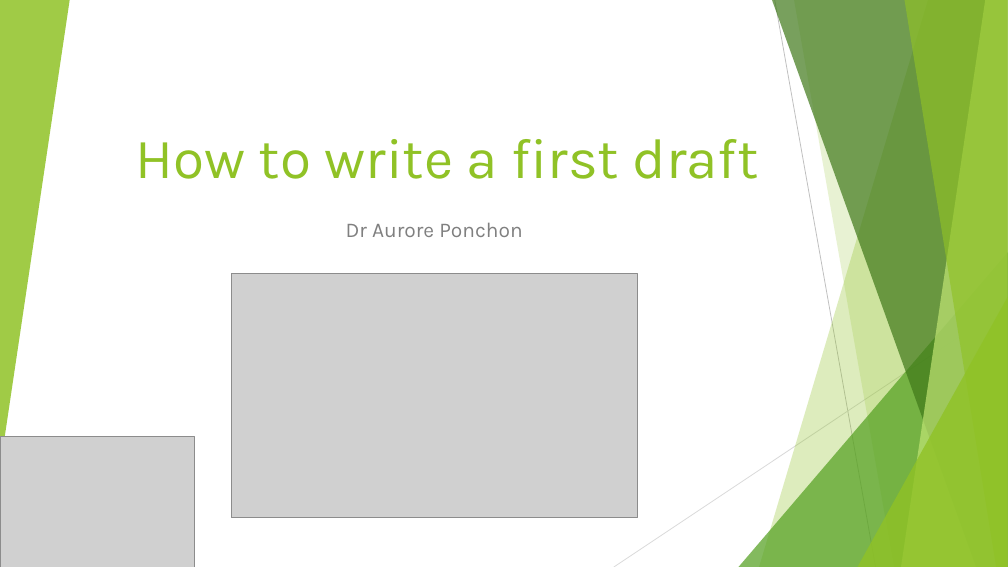
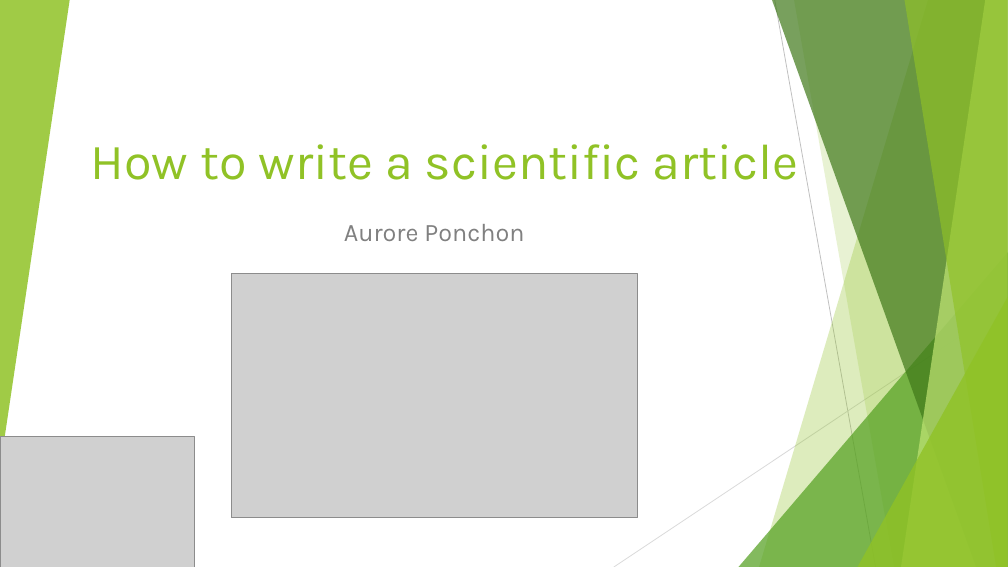
Before and after one commit to auponchon/Writing_a_draft, a slide deck: slide 1 of How to write a first draft.pptx. Drawn at 1008x567 pixels with LibreOffice and Linux fonts; fonts in the diff are those of the drawing; grey boxes stand for pictures. Boxes give left, top, right and bottom in pixels: in the first picture for what was removed or moved away, otherwise in the second. Text is boxed around its words. In the diff, an @@ line names an element or a change of style, - is before the commit and + after.

Commit message:
Update How to write a first draft.pptx
Adaptation

```diff
--- a/How to write a first draft.pptx
+++ b/How to write a first draft.pptx
@@ title at (x1=91, y1=133, x2=799, y2=180): text changed; size 54 to 48 pt @@
-How to write a first draft
+How to write a scientific article
@@ subtitle at (x1=344, y1=224, x2=524, y2=241): text changed; size 20 to 24 pt @@
-Dr Aurore Ponchon
+Aurore Ponchon
```
Also in this commit, not shown: 4 other slides changed.
